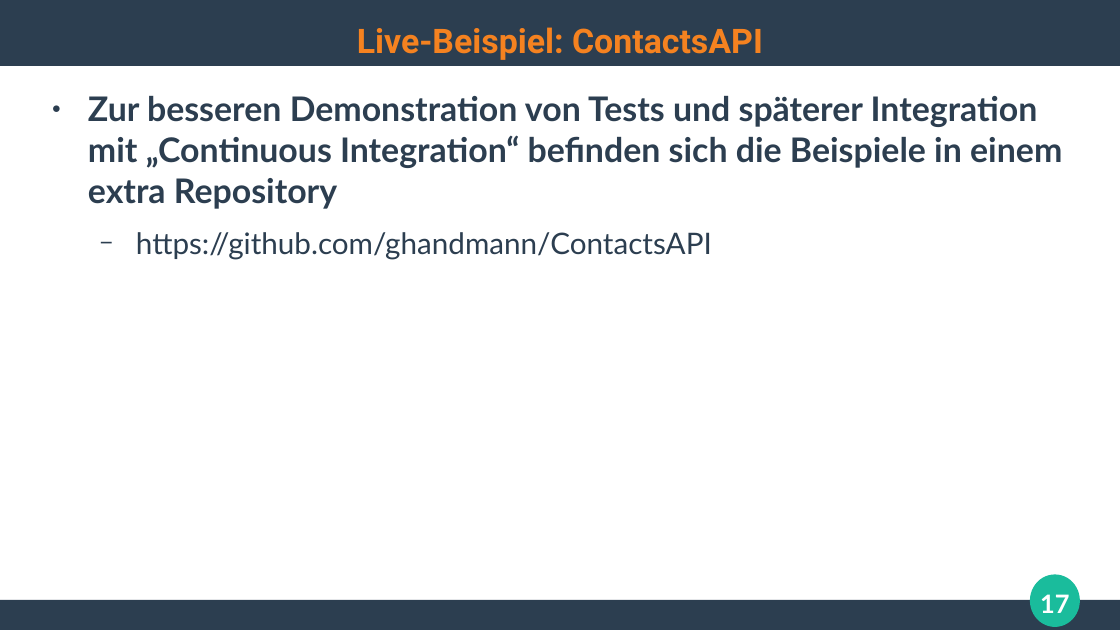
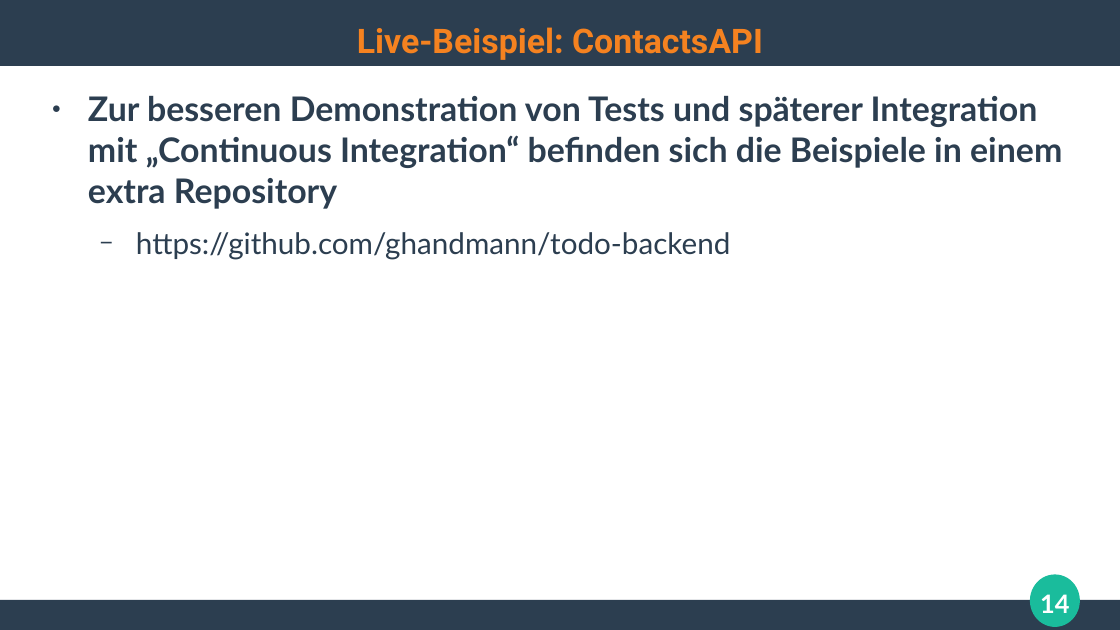
Before and after one commit to ghandmann/HS-AlbSig-WebAnwendungen2, a slide deck: slide 14 of Kapitel/09_ModerneSoftwareentwicklung.odp (slide 17 before the commit). Drawn at 1120x630 pixels with LibreOffice and Linux fonts; fonts in the diff are those of the drawing. Boxes give left, top, right and bottom in pixels: in the first picture for what was removed or moved away, otherwise in the second. Text is boxed around its words. In the diff, an @@ line names an element or a change of style, - is before the commit and + after.

```diff
--- a/Kapitel/09_ModerneSoftwareentwicklung.odp
+++ b/Kapitel/09_ModerneSoftwareentwicklung.odp
@@ text at <box>136,232,730,260</box>: text changed @@
-  − https://github.com/ghandmann/ContactsAPI
+  − https://github.com/ghandmann/todo-backend
@@ page number at <box>1040,594,1069,613</box>: text changed @@
-17
+14
```
Also in this commit, not shown: 2 other slides changed, 3 slides removed.
